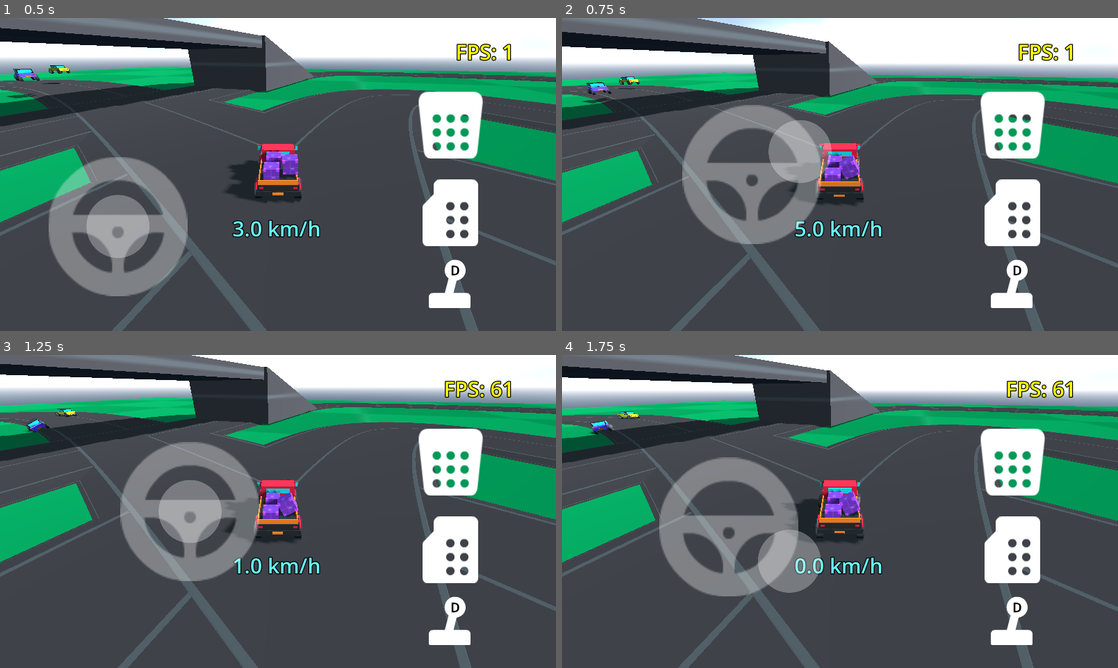
Above: before the commit, frames 1-4 (two rows, left to right).
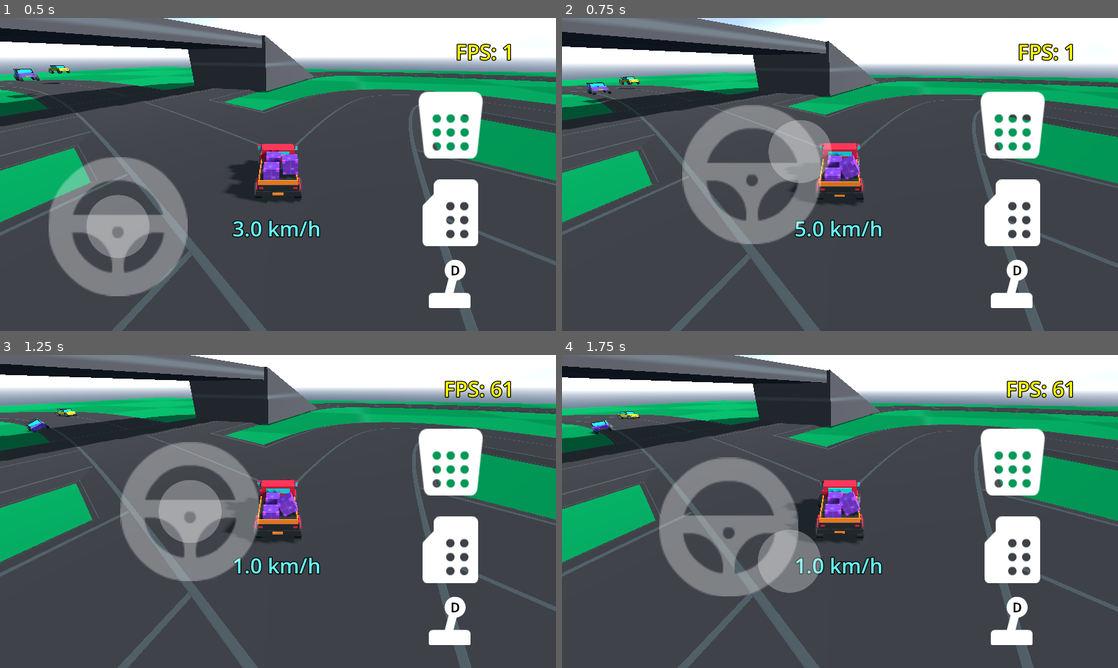
Above: after the commit, the same moments.

Repository: AssafDamari/cars-2
Game: Godot game, scene res://scenes/main.tscn
The game is run twice, just before and just after one commit, with the same random seed, the same clock (stepped at 60 frames per second) and the same inputs.
Inputs (mouse positions are in pixels of both pictures, inside the frame that each line leads up to):
- Up to frame 1 (0.5 s): no input
- Up to frame 2 (0.75 s): tap Enter (ui_accept) at 0.5 s; drag from (751, 174) to (895, 105) at 0.52 s
- Up to frame 3 (1.25 s): no input
- Up to frame 4 (1.75 s): drag from (728, 527) to (812, 574) at 1.27 s

Frame 1 is identical in both runs. In frame 2, 0.1% of the frame differs, in the area x 0-100%, y 3-100%; in frame 3, 0.2%; in frame 4, 0.3%, in the area x 0-100%, y 0-100%.

Commit message:
Add NPC car controller and integrate with NpxCar for enhanced AI behavior

Diff:
--- a/project.godot
+++ b/project.godot
@@ -24,6 +24,10 @@
 [editor_plugins]
 
 enabled=PackedStringArray("res://addons/csg_terrain/plugin.cfg", "res://addons/virtual_joystick_plus/plugin.cfg")
+
+[global_group]
+
+CAR=""
 
 [input]
 
--- a/scenes/main.tscn
+++ b/scenes/main.tscn
@@ -9,6 +9,7 @@
 [ext_resource type="Texture2D" uid="uid://ctgqaagfieav1" path="res://textures/roadTexture_72.png" id="5_tefeu"]
 [ext_resource type="PackedScene" uid="uid://i3mut64ucg30" path="res://scenes/bridge.tscn" id="6_tefeu"]
 [ext_resource type="PackedScene" uid="uid://dtp5bt81r57mc" path="res://scenes/npx_car.tscn" id="9_85g3d"]
+[ext_resource type="PackedScene" uid="uid://oic2u1tn4ubi" path="res://scenes/npc_car_controller.tscn" id="10_npcctrl"]
 
 [sub_resource type="Curve3D" id="Curve3D_ya4ey"]
 closed = true
@@ -51,32 +52,42 @@
 transform = Transform3D(1, 0, 0, 0, 1, 0, 0, 0, 1, 0, 0.5721016, 0)
 curve = SubResource("Curve3D_ya4ey")
 
-[node name="NpxCar" parent="." unique_id=495299180 node_paths=PackedStringArray("path_node") instance=ExtResource("9_85g3d")]
+[node name="NpxCar" parent="." unique_id=495299180 groups=["CAR"] instance=ExtResource("9_85g3d")]
 transform = Transform3D(1, 0, 0, 0, 1, 0, 0, 0, 1, 0.64017105, 4.783122, -77.75031)
-path_node = NodePath("../NpcPath3D1")
 color = Color(0.8992537, 0, 0.28492868, 1)
 
-[node name="NpxCar2" parent="." unique_id=762286706 node_paths=PackedStringArray("path_node") instance=ExtResource("9_85g3d")]
+[node name="NpcCarController" parent="NpxCar" unique_id=1893882791 node_paths=PackedStringArray("path_node") instance=ExtResource("10_npcctrl")]
+path_node = NodePath("../../NpcPath3D1")
+
+[node name="NpxCar2" parent="." unique_id=762286706 groups=["CAR"] instance=ExtResource("9_85g3d")]
 transform = Transform3D(1, 0, 0, 0, 1, 0, 0, 0, 1, 0.64017105, 4.783122, -40.415413)
-path_node = NodePath("../NpcPath3D1")
 color = Color(0.7885547, 0.0023343414, 0.980557, 1)
 
-[node name="NpxCar3" parent="." unique_id=315050891 node_paths=PackedStringArray("path_node") instance=ExtResource("9_85g3d")]
+[node name="NpcCarController" parent="NpxCar2" unique_id=947872423 node_paths=PackedStringArray("path_node") instance=ExtResource("10_npcctrl")]
+path_node = NodePath("../../NpcPath3D1")
+
+[node name="NpxCar3" parent="." unique_id=315050891 groups=["CAR"] instance=ExtResource("9_85g3d")]
 transform = Transform3D(0.9509972, 0, -0.3091996, 0, 1, 0, 0.3091996, 0, 0.9509972, -26.777643, 4.783122, 59.294243)
-path_node = NodePath("../NpcPath3D1")
 color = Color(0.33090147, 0.24092788, 0.9999811, 1)
 
-[node name="NpxCar4" parent="." unique_id=321495123 node_paths=PackedStringArray("path_node") instance=ExtResource("9_85g3d")]
+[node name="NpcCarController" parent="NpxCar3" unique_id=2080417054 node_paths=PackedStringArray("path_node") instance=ExtResource("10_npcctrl")]
+path_node = NodePath("../../NpcPath3D1")
+
+[node name="NpxCar4" parent="." unique_id=321495123 groups=["CAR"] instance=ExtResource("9_85g3d")]
 transform = Transform3D(1, 0, 0, 0, 1, 0, 0, 0, 1, -41.36158, 4.783122, 75.57061)
-path_node = NodePath("../NpcPath3D1")
 color = Color(0.6503262, 0.6375296, 3.85046e-07, 1)
 
-[node name="NpxCar5" parent="." unique_id=1256958396 node_paths=PackedStringArray("path_node") instance=ExtResource("9_85g3d")]
+[node name="NpcCarController" parent="NpxCar4" unique_id=1036367458 node_paths=PackedStringArray("path_node") instance=ExtResource("10_npcctrl")]
+path_node = NodePath("../../NpcPath3D1")
+
+[node name="NpxCar5" parent="." unique_id=1256958396 groups=["CAR"] instance=ExtResource("9_85g3d")]
 transform = Transform3D(0.15714125, 0, 0.9875761, 0, 1, 0, -0.9875761, 0, 0.15714125, -18.30461, 4.783122, 109.14508)
-path_node = NodePath("../NpcPath3D1")
 color = Color(0.20955032, 0.15276521, 0.9999998, 1)
 
-[node name="Car1" parent="." unique_id=1835131583 instance=ExtResource("2_qo751")]
+[node name="NpcCarController" parent="NpxCar5" unique_id=571421174 node_paths=PackedStringArray("path_node") instance=ExtResource("10_npcctrl")]
+path_node = NodePath("../../NpcPath3D1")
+
+[node name="Car1" parent="." unique_id=1835131583 groups=["CAR"] instance=ExtResource("2_qo751")]
 transform = Transform3D(0.29157054, -3.924194e-08, -0.95654935, 3.483552e-08, 1, -3.0406095e-08, 0.95654935, -2.4456371e-08, 0.29157054, -10.711338, 1.6186069, 7.0265427)
 
 [node name="Box" parent="." unique_id=74203526 instance=ExtResource("4_85g3d")]
--- /dev/null
+++ b/scenes/npc_car_controller.gd
@@ -0,0 +1,116 @@
+extends Node3D
+
+@export var path_node: Path3D
+@export var target_speed: float = 40.0
+@export var braking_force: float = 30.0
+
+@export_group("Steering Tuning")
+@export var steer_speed: float = 10.0
+@export var steer_p: float = 0.8
+@export var steer_d: float = 0.3
+
+@export_group("Look Ahead Settings")
+@export var min_look_ahead: float = 5.0
+@export var max_look_ahead: float = 40.0
+@export var speed_factor: float = 0.8
+
+@onready var vehicle: VehicleBody3D = get_parent()
+@onready var collision_sensor: Area3D = $CollisionSensor
+
+# Cached values
+var curve: Curve3D
+var path_length: float = 0.0
+
+# Steering state
+var last_steer_error: float = 0.0
+var is_blocked: bool = false
+
+
+func _ready() -> void:
+	if not vehicle is VehicleBody3D:
+		push_error("NPC Controller must be child of a VehicleBody3D")
+		return
+
+	if path_node:
+		curve = path_node.curve
+		path_length = curve.get_baked_length()
+		print("Controller ready. Vehicle: ", vehicle.name, ", Path: ", path_node.name, ", Curve length: ", path_length)
+	else:
+		push_error("NPC Controller path_node is not set for ", name, " and could not be auto-found")
+
+	if collision_sensor:
+		collision_sensor.area_entered.connect(_on_collision_sensor_entered)
+		collision_sensor.area_exited.connect(_on_collision_sensor_exited)
+
+
+func _physics_process(delta: float) -> void:
+	if not curve or not vehicle:
+		return
+
+	# --- Speed ---
+	var vel = vehicle.linear_velocity
+	var speed_sq = vel.length_squared()
+
+	# --- Dynamic look-ahead ---
+	var look_ahead = min(max_look_ahead, min_look_ahead + sqrt(speed_sq) * speed_factor)
+
+	# --- Cache transforms ---
+	var path_transform = path_node.global_transform
+	var inv_path_transform = path_transform.affine_inverse()
+
+	# --- Current position on path ---
+	var global_pos = vehicle.global_transform.origin
+	var local_pos = inv_path_transform * global_pos
+	var current_offset = curve.get_closest_offset(local_pos)
+
+	# --- Target point ---
+	var target_offset = current_offset + look_ahead
+	if path_length > 0.0:
+		target_offset = fmod(target_offset, path_length)
+
+	var target_point = path_transform * curve.sample_baked(target_offset)
+	var local_target = vehicle.to_local(target_point)
+
+	# --- Decision ---
+	if is_blocked:
+		apply_braking()
+		return
+
+	drive_towards(local_target, delta, speed_sq)
+
+
+func drive_towards(target: Vector3, delta: float, speed_sq: float) -> void:
+	vehicle.brake = 0.0
+
+	# --- Steering (PD controller) ---
+	var steer_error = atan2(target.x, target.z)
+	var error_change = (steer_error - last_steer_error) / delta
+	last_steer_error = steer_error
+
+	var target_steering = steer_error * steer_p + error_change * steer_d
+	target_steering = clamp(target_steering, -0.6, 0.6)
+
+	vehicle.steering = lerp(vehicle.steering, target_steering, delta * steer_speed)
+
+	# --- Throttle ---
+	if speed_sq < target_speed * target_speed:
+		vehicle.engine_force = 1000.0
+	else:
+		vehicle.engine_force = 0.0
+
+
+func apply_braking() -> void:
+	vehicle.engine_force = 0.0
+	vehicle.brake = braking_force
+
+
+func _on_collision_sensor_entered(area: Area3D) -> void:
+	print("Collision sensor entered by: ", area.name)
+	if area.is_in_group("CAR"):
+		is_blocked = true
+		vehicle.show_brakes_lights()
+
+func _on_collision_sensor_exited(area: Area3D) -> void:
+	if area.is_in_group("CAR"):
+		is_blocked = false
+		vehicle.hide_brakes_lights()
--- /dev/null
+++ b/scenes/npc_car_controller.tscn
@@ -0,0 +1,15 @@
+[gd_scene format=3 uid="uid://oic2u1tn4ubi"]
+
+[ext_resource type="Script" uid="uid://dcuevj7qev1kp" path="res://scenes/npc_car_controller.gd" id="1_gkbsm"]
+
+[sub_resource type="BoxShape3D" id="BoxShape3D_abc12"]
+size = Vector3(2, 1, 2)
+
+[node name="NpcCarController" type="Node3D" unique_id=706778789]
+script = ExtResource("1_gkbsm")
+
+[node name="CollisionSensor" type="Area3D" parent="." unique_id=736014417]
+transform = Transform3D(1, 0, 0, 0, 1, 0, 0, 0, 1, 0, 0.5, 2.5)
+
+[node name="CollisionShape3D" type="CollisionShape3D" parent="CollisionSensor" unique_id=752035735]
+shape = SubResource("BoxShape3D_abc12")
--- a/scenes/npx_car.gd
+++ b/scenes/npx_car.gd
@@ -1,112 +1,13 @@
 extends VehicleBody3D
 
-@export var debug_mode: bool = false
-@export var path_node: Path3D
-@export var target_speed: float = 40.0
 @export var color: Color = Color.WHITE
-@export var braking_force: float = 30.0
-
-@export_group("Steering Tuning")
-@export var steer_speed: float = 10.0
-@export var steer_p: float = 0.8
-@export var steer_d: float = 0.3
-
-@export_group("Look Ahead Settings")
-@export var min_look_ahead: float = 5.0
-@export var max_look_ahead: float = 40.0
-@export var speed_factor: float = 0.8
-
-@export_group("Performance")
-@export var sensor_interval: float = 0.1  # Raycast update rate (seconds)
 
 @onready var body_mesh: MeshInstance3D = $Body/MeshInstance3D
-@onready var debug_marker: MeshInstance3D = $DebugMarker
-
-
-# Cached values
-var curve: Curve3D
-var path_length: float = 0.0
-
-# Steering state
-var last_steer_error: float = 0.0
-var is_blocked: bool = false
+@onready var brake_lights: Node3D = $Body/BrakeLights
 
 
 func _ready() -> void:
-	if path_node:
-		curve = path_node.curve
-		path_length = curve.get_baked_length()
-
 	apply_color_to_mesh(color)
-
-	if not debug_mode and debug_marker:
-		debug_marker.visible = false
-
-
-func _physics_process(delta: float) -> void:
-	if not curve:
-		return
-
-	# --- Speed ---
-	var vel = linear_velocity
-	var speed_sq = vel.length_squared()
-	var speed = sqrt(speed_sq)  # only once
-
-	# --- Dynamic look-ahead ---
-	var look_ahead = min(max_look_ahead, min_look_ahead + speed * speed_factor)
-
-	# --- Cache transforms ---
-	var path_transform = path_node.global_transform
-	var inv_path_transform = path_transform.affine_inverse()
-
-	# --- Current position on path ---
-	var global_pos = global_transform.origin
-	var local_pos = inv_path_transform * global_pos
-	var current_offset = curve.get_closest_offset(local_pos)
-
-	# --- Target point ---
-	var target_offset = current_offset + look_ahead
-	if path_length > 0.0:
-		target_offset = fmod(target_offset, path_length)
-
-	var target_point = path_transform * curve.sample_baked(target_offset)
-
-	if debug_mode:
-		debug_marker.global_position = target_point
-
-	var local_target = to_local(target_point)
-
-	# --- Decision ---
-	if is_blocked:
-		apply_braking()
-		return
-
-	drive_towards(local_target, delta, speed_sq)
-
-
-func drive_towards(target: Vector3, delta: float, speed_sq: float) -> void:
-	brake = 0.0
-
-	# --- Steering (PD controller) ---
-	var steer_error = atan2(target.x, target.z)
-	var error_change = (steer_error - last_steer_error) / delta
-	last_steer_error = steer_error
-
-	var target_steering = steer_error * steer_p + error_change * steer_d
-	target_steering = clamp(target_steering, -0.6, 0.6)
-
-	steering = lerp(steering, target_steering, delta * steer_speed)
-
-	# --- Throttle ---
-	if speed_sq < target_speed * target_speed:
-		engine_force = 1000.0
-	else:
-		engine_force = 0.0
-
-
-func apply_braking() -> void:
-	engine_force = 0.0
-	brake = braking_force
 
 
 func apply_color_to_mesh(_color: Color) -> void:
@@ -114,5 +15,8 @@
 	material.albedo_color = _color
 	body_mesh.set_surface_override_material(0, material)
 
-	if debug_mode:
-		debug_marker.set_surface_override_material(0, material)
+func show_brakes_lights():
+	brake_lights.visible = true
+
+func hide_brakes_lights():
+	brake_lights.visible = false
--- a/scenes/npx_car.tscn
+++ b/scenes/npx_car.tscn
@@ -15,8 +15,6 @@
 size = Vector3(2, 0.3, 4)
 
 [sub_resource type="StandardMaterial3D" id="StandardMaterial3D_d5kkg"]
-
-[sub_resource type="SphereMesh" id="SphereMesh_o10oq"]
 
 [node name="NpxCar" type="VehicleBody3D" unique_id=495299180]
 mass = 500.0
@@ -116,6 +114,15 @@
 mesh = SubResource("BoxMesh_o10oq")
 surface_material_override/0 = SubResource("StandardMaterial3D_d5kkg")
 
-[node name="DebugMarker" type="MeshInstance3D" parent="." unique_id=255012199]
-top_level = true
-mesh = SubResource("SphereMesh_o10oq")
+[node name="BrakeLights" type="Node3D" parent="Body" unique_id=1773530133]
+visible = false
+
+[node name="MeshInstance3D11" type="MeshInstance3D" parent="Body/BrakeLights" unique_id=915952600]
+transform = Transform3D(0.224, 0, 0, 0, 0.606, 0, 0, 0, 0.033, -0.78557956, 0.3392086, -1.9804356)
+mesh = SubResource("BoxMesh_o10oq")
+surface_material_override/0 = ExtResource("5_0fsb6")
+
+[node name="MeshInstance3D12" type="MeshInstance3D" parent="Body/BrakeLights" unique_id=1018903654]
+transform = Transform3D(0.224, 0, 0, 0, 0.606, 0, 0, 0, 0.033, 0.7716677, 0.3392086, -1.9804356)
+mesh = SubResource("BoxMesh_o10oq")
+surface_material_override/0 = ExtResource("5_0fsb6")
Not shown, added: scenes/npc_car_controller.gd.uid
